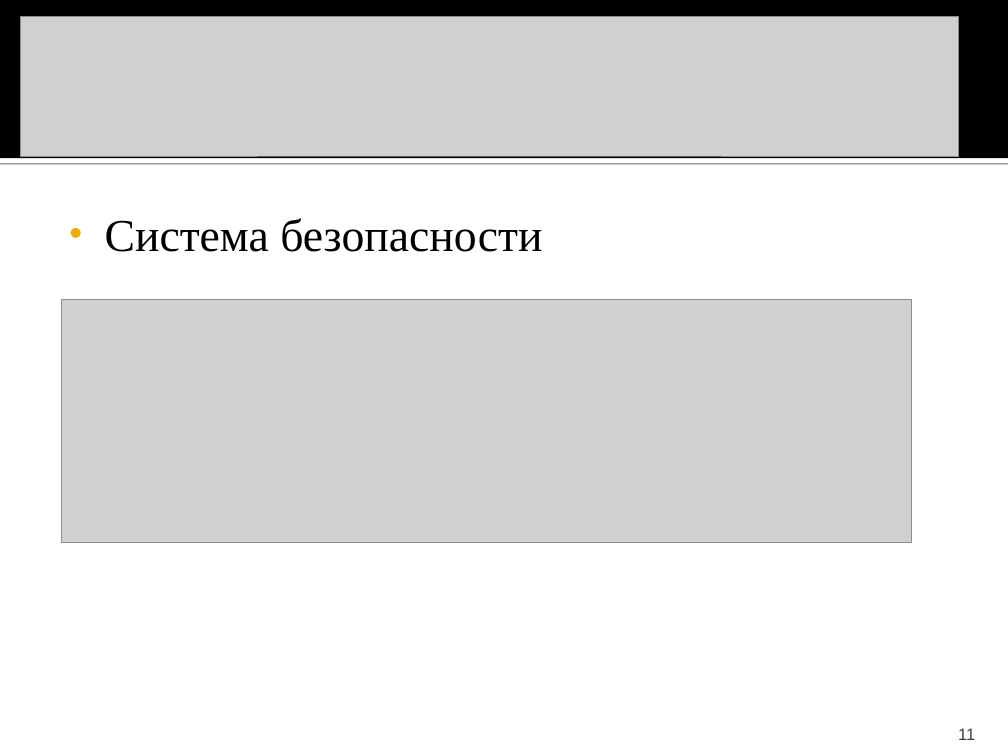
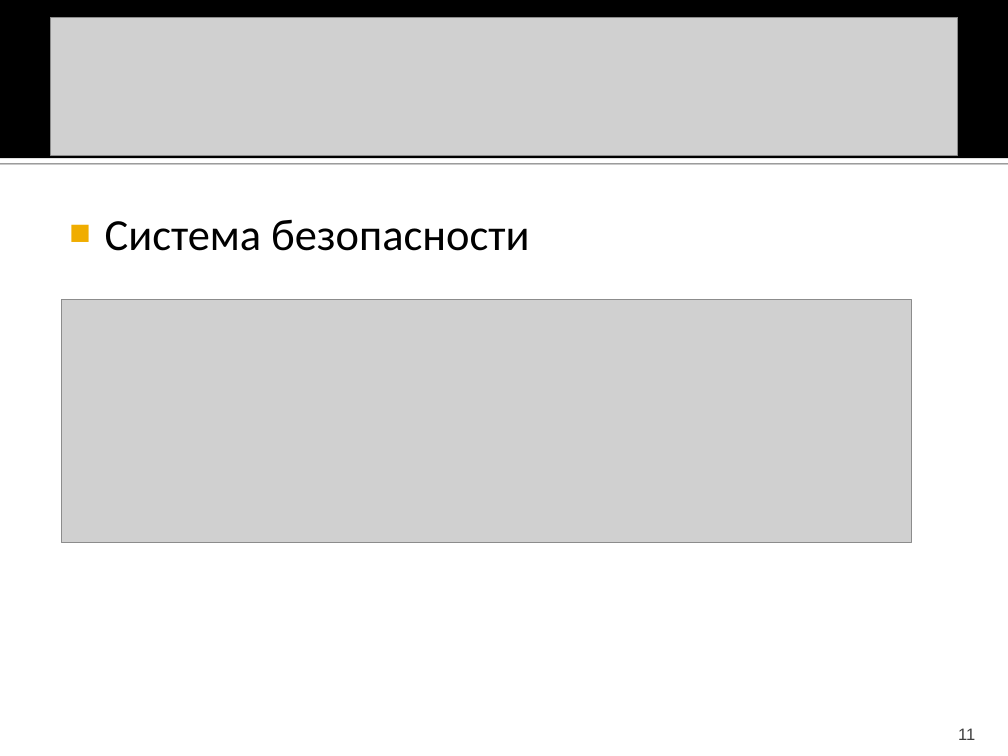
Before and after one commit to BarabancsikovaNatalia/CourseWork, a slide deck: slide 11 of Презентация к курсовой работе.ppt. Drawn at 1008x756 pixels with LibreOffice and Linux fonts; fonts in the diff are those of the drawing; grey boxes stand for pictures. Boxes give left, top, right and bottom in pixels: in the first picture for what was removed or moved away, otherwise in the second. Text is boxed around its words. In the diff, an @@ line names an element or a change of style, - is before the commit and + after.

```diff
--- a/Презентация к курсовой работе.ppt
+++ b/Презентация к курсовой работе.ppt
@@ picture: place and size @@
-picture at (21,16,959,156)
+picture at (50,17,958,155)
@@ text "Система безопасности" at (105,219,529,251): size 36 to 35 pt, font Times New Roman to Calibri; bullet • to ■ @@
```
Also in this commit, not shown: 8 other slides changed, 5 slides added, 5 slides removed, 1 other file.
